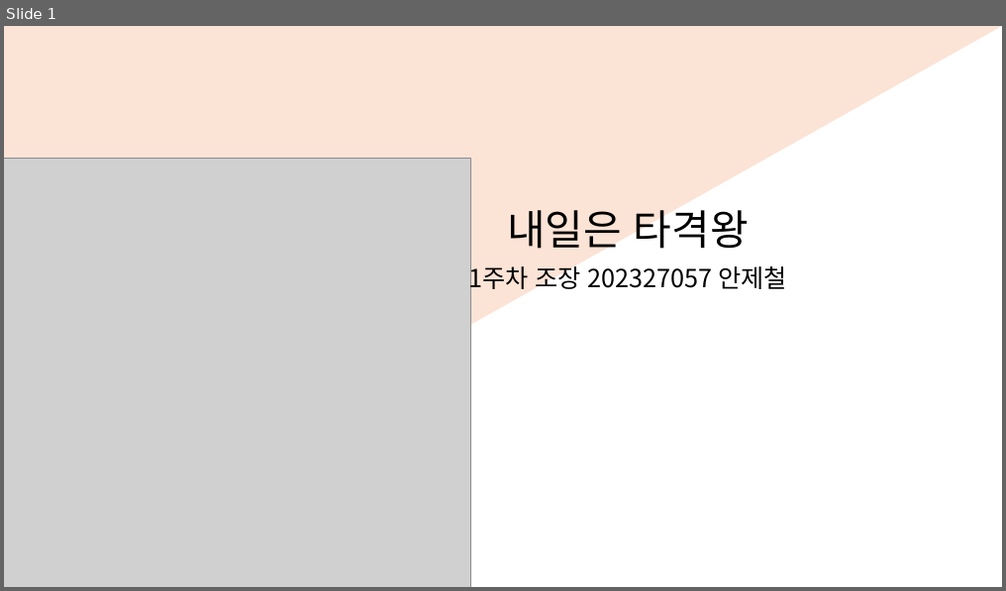
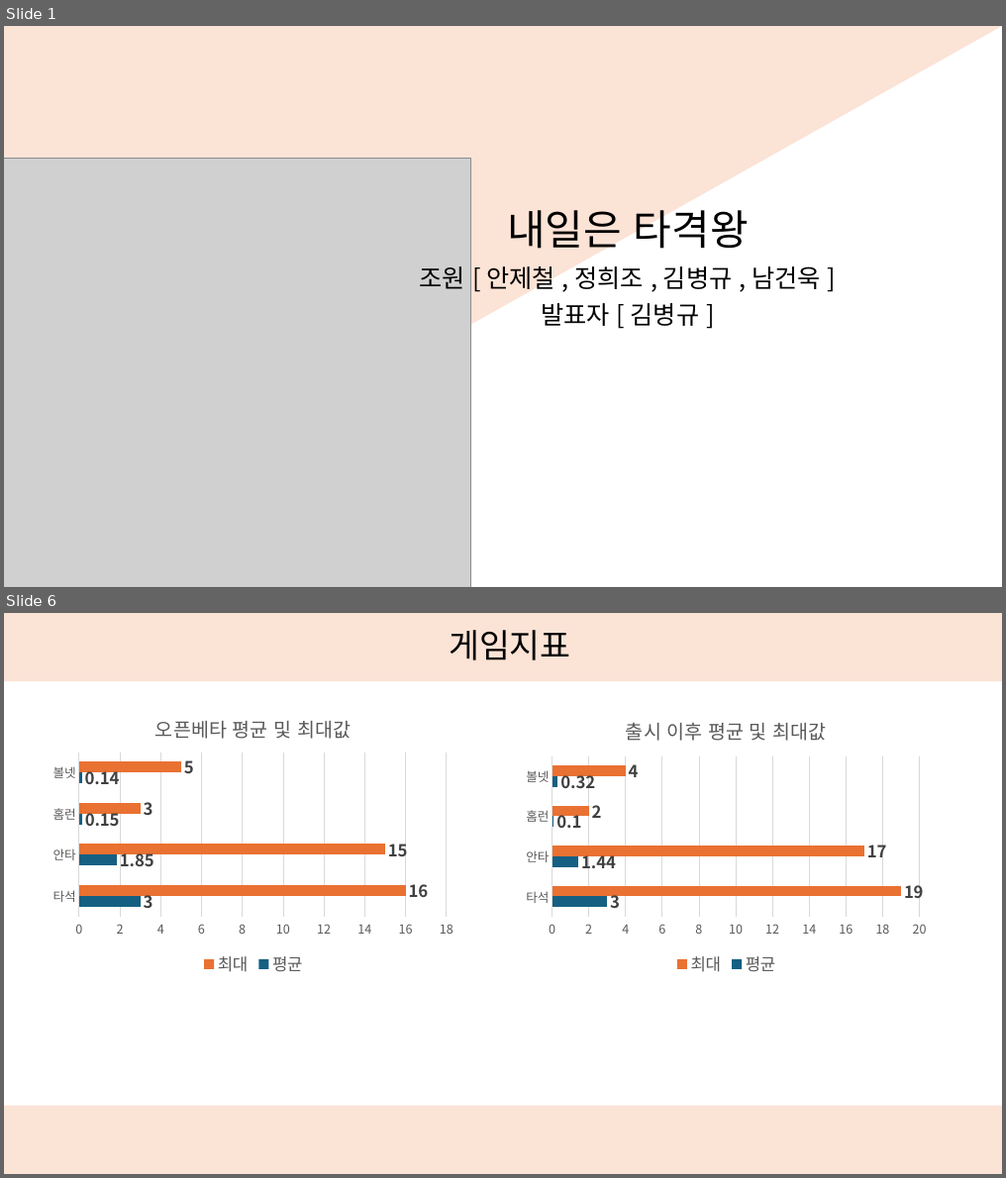
Before and after one commit to rakkung9776/PRBS, a slide deck: 내일은 타격왕.pptx. Shown one above the other, each under a label of ours: slide 1 before the commit, slides 1 and 6 after it; the slides between them are not shown. The pictures are 1006x591 and 1006x1178 pixels, drawn with LibreOffice and Linux fonts; fonts in the diff are those of the drawing; grey boxes stand for pictures; background and template pictures are left out. Boxes give left, top, right and bottom in pixels: in the first picture for what was removed or moved away, otherwise in the second. Text is boxed around its words. In the diff, an @@ line names an element or a change of style, - is before the commit and + after.

Commit message:
야호 발표 끝

```diff
--- a/내일은 타격왕.pptx
+++ b/내일은 타격왕.pptx
@@ slide 6 added at box(4, 613, 1002, 1174), background #FFFFFF @@
@@ rectangle added at box(4, 613, 1002, 682), fill #FBE3D6 @@
@@ title added at box(449, 630, 571, 661), 32 pt, text #000000 @@
+게임지표
@@ bar chart added at box(46, 701, 462, 979) @@
+title "오픈베타 평균 및 최대값 "
+categories: 타석, 안타, 홈런, 볼넷
+평균: 3, 1.85, 0.15, 0.14
+최대: 16, 15, 3, 5
@@ bar chart added at box(518, 701, 935, 979) @@
+title "출시 이후 평균 및 최대값 "
+categories: 타석, 안타, 홈런, 볼넷
+평균: 3, 1.44, 0.1, 0.32
+최대: 19, 17, 2, 4
@@ rectangle added at box(4, 1106, 1002, 1174), fill #FBE3D6 @@
@@ slide 1 changed as well @@
@@ subtitle at box(420, 262, 821, 326): text changed @@
-1주차 조장 202327057 안제철
+조원 [ 안제철 , 정희조 , 김병규 , 남건욱 ]
+발표자 [ 김병규 ]
```
Also in this commit, not shown: 7 other slides added, 5 slides removed, 17 other files.
